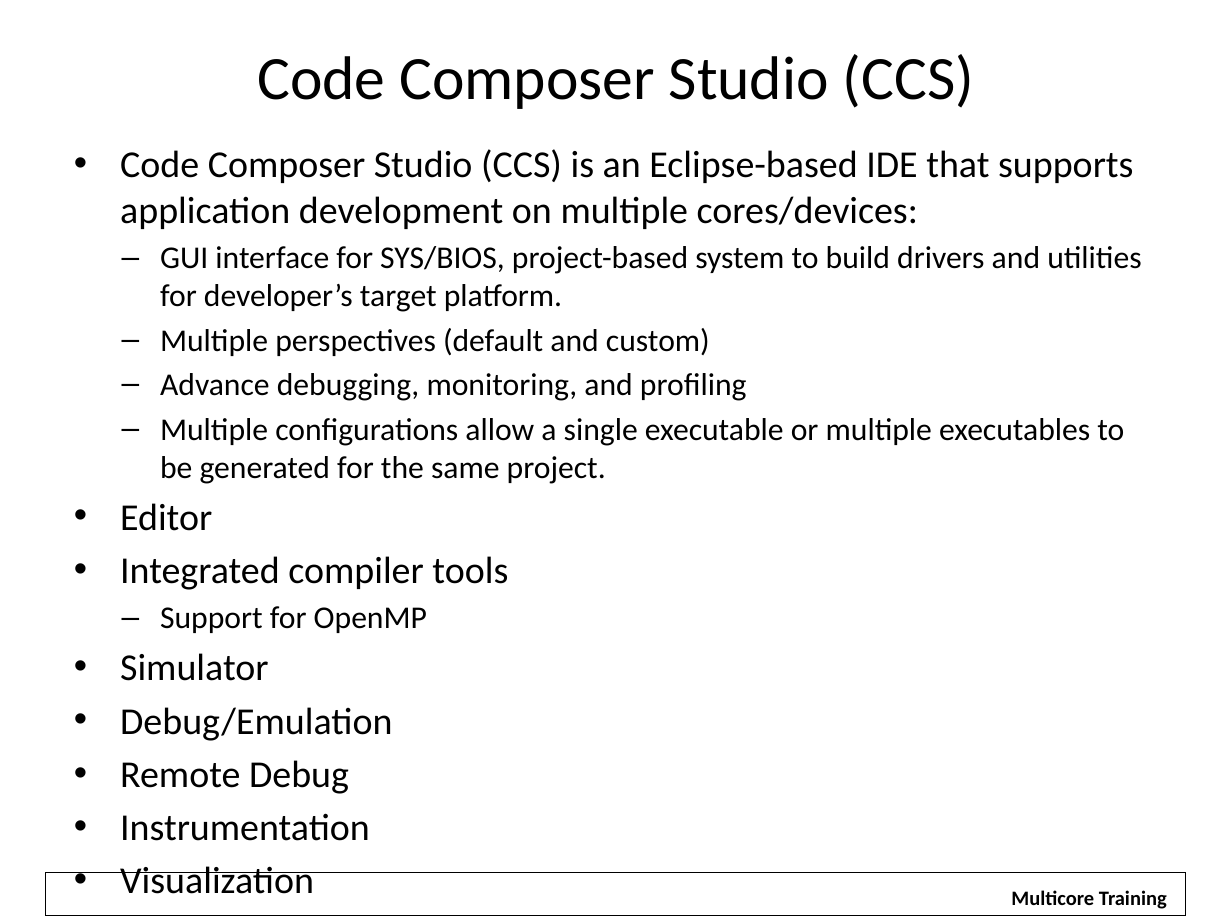
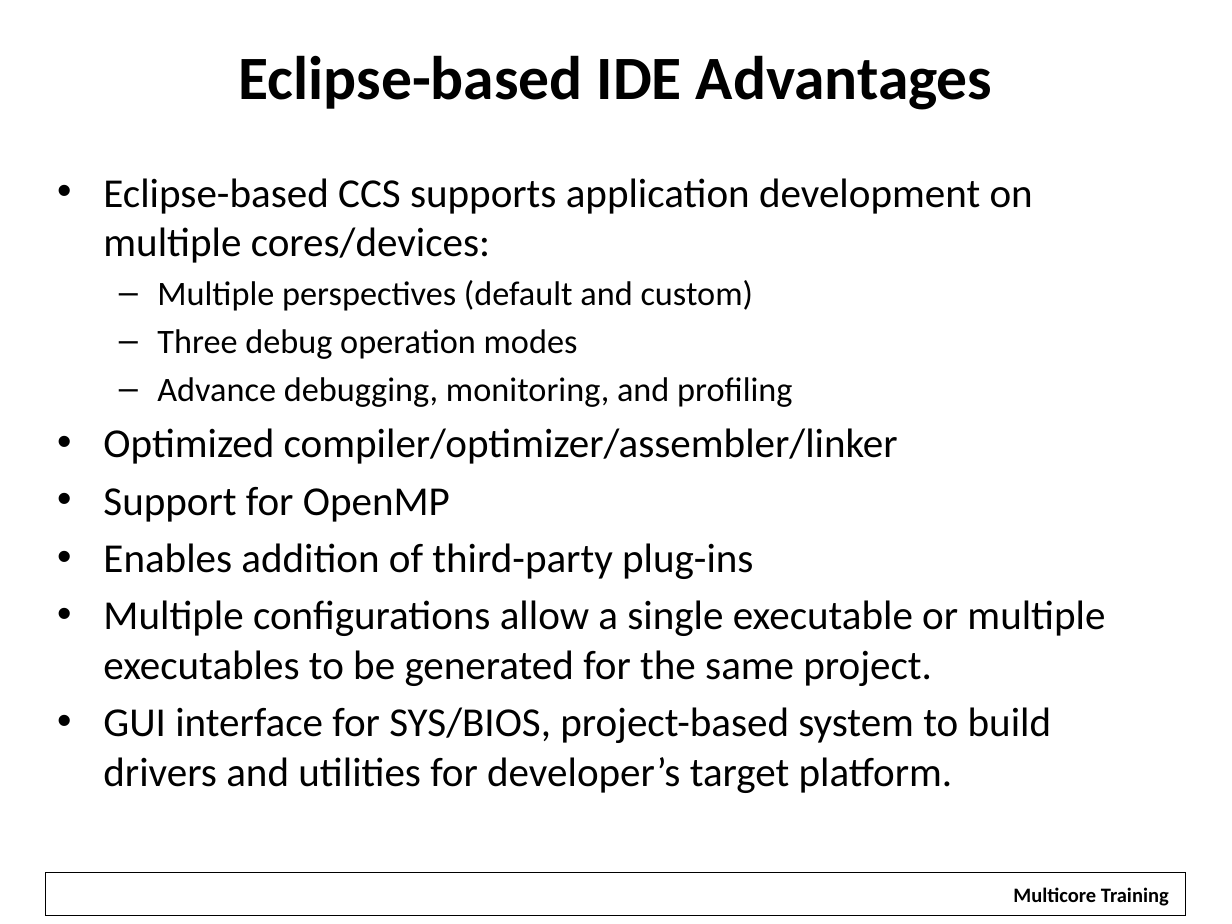
Before and after one commit to hari1989/keystone-workshop, a slide deck: slide 7 of slides/Introduction to KeyStone Software Ecosystem.pptx (slide 8 before the commit). Drawn at 1232x924 pixels with LibreOffice and Linux fonts; fonts in the diff are those of the drawing; background and template pictures are left out. Boxes give left, top, right and bottom in pixels: in the first picture for what was removed or moved away, otherwise in the second. Text is boxed around its words. In the diff, an @@ line names an element or a change of style, - is before the commit and + after.

```diff
--- a/slides/Introduction to KeyStone Software Ecosystem.pptx
+++ b/slides/Introduction to KeyStone Software Ecosystem.pptx
@@ title at (239, 55, 993, 110): text changed; bold on @@
-Code Composer Studio (CCS)
+Eclipse-based IDE Advantages
@@ text "Eclipse-based CCS supports application development ...": place and size @@
-text "Eclipse-based CCS supports application development ..." at (120, 149, 1141, 841)
+text "Eclipse-based CCS supports application development ..." at (103, 178, 1105, 793)
@@ text at (103, 178, 1105, 686): text changed; size 22.2 to 24 pt @@
-• Code Composer Studio (CCS) is an Eclipse-based IDE that supports application development on multiple cores/devices:
+• Eclipse-based CCS supports application development on multiple cores/devices:
+  – Multiple perspectives (default and custom)
+  – Three debug operation modes
+  – Advance debugging, monitoring, and profiling
+• Optimized compiler/optimizer/assembler/linker
+• Support for OpenMP
+• Enables addition of third-party plug-ins
+• Multiple configurations allow a single executable or multiple executables to be generated for the same project.
@@ text at (120, 328, 1124, 841): paragraphs removed @@
-  – Multiple perspectives (default and custom)
-  – Advance debugging, monitoring, and profiling
-  – Multiple configurations allow a single executable or multiple executables to be generated for the same project.
-• Editor
-• Integrated compiler tools
-  – Support for OpenMP
-• Simulator
-• Debug/Emulation
-• Remote Debug
-• Instrumentation
-• Visualization
@@ text at (103, 707, 1052, 793): size 18.5 to 24 pt in "GUI interface for SYS/BIOS, project-based system to ..."; bullet – to •; list level 2 to 1 in "GUI interface for SYS/BIOS, project-based ..." @@
@@ rectangle "Multicore Training": place and size @@
-rectangle "Multicore Training" at (1011, 890, 1167, 909)
+rectangle "Multicore Training" at (1000, 876, 1183, 913)
```
Also in this commit, not shown: 18 other slides changed, 4 slides removed, 1 other file.
